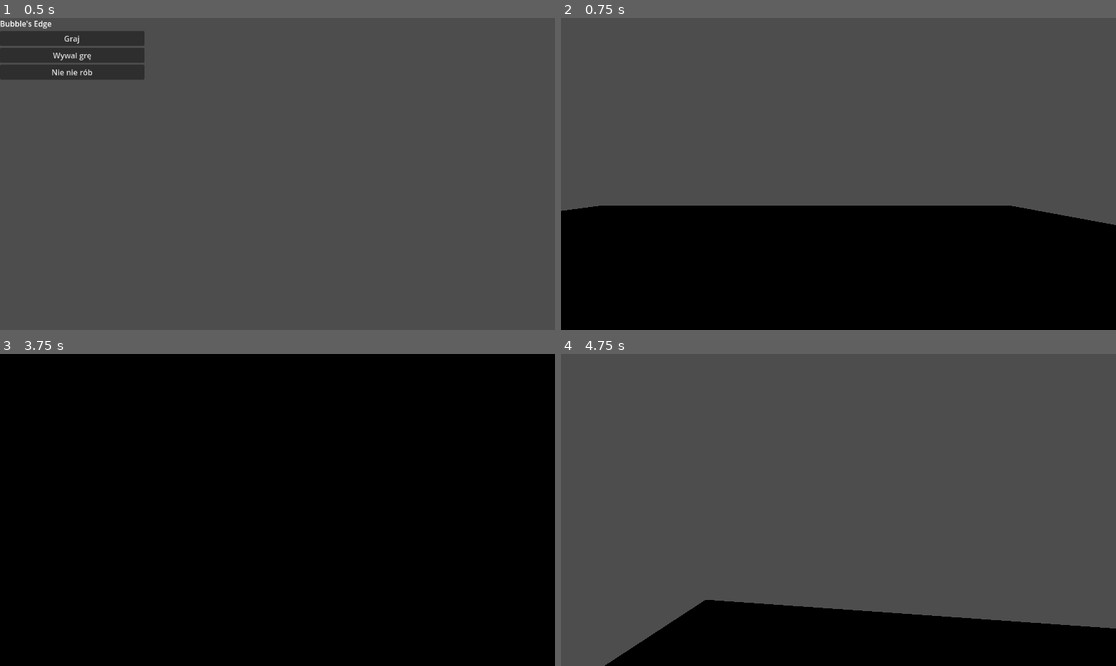
Above: before the commit, frames 1-4 (two rows, left to right).
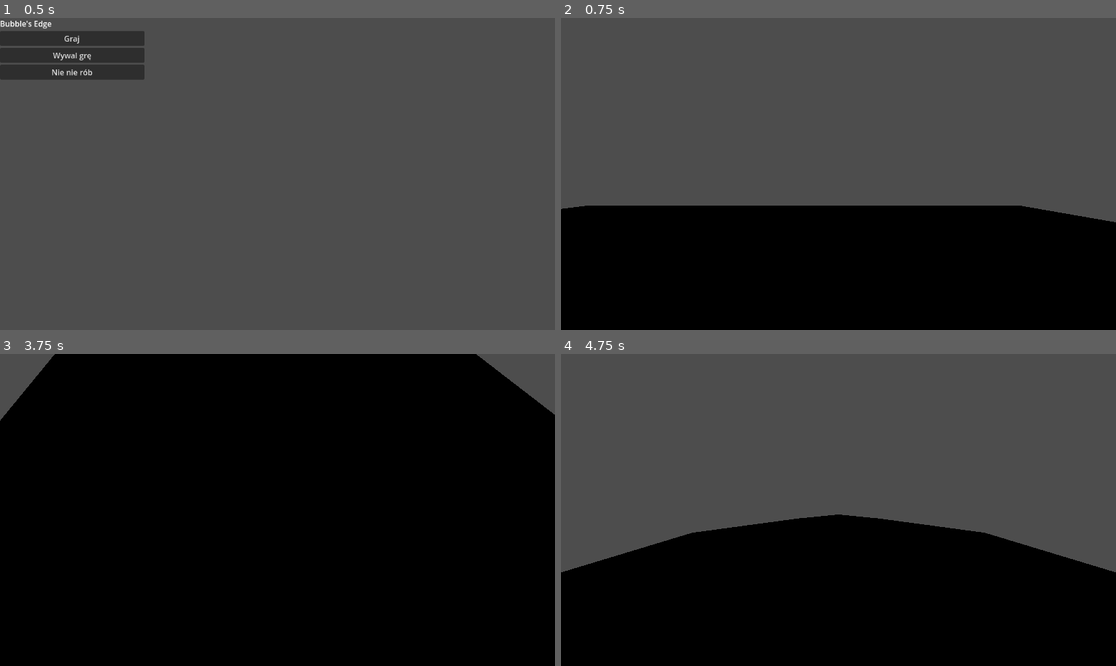
Above: after the commit, the same moments.

Repository: PieroganoReggiano/Bul-bul-myslenia
Game: Godot game, scene res://korzen.tscn
Two runs of this game, one before a commit and one after it. Both use one fixed random seed, a clock stepped at 60 frames per second and the inputs below.
Inputs (mouse positions are in pixels of both pictures, inside the frame that each line leads up to):
- Up to frame 1 (0.5 s): no input
- Up to frame 2 (0.75 s): click "Graj" at 0.5 s
- Up to frame 3 (3.75 s): tap Enter at 1.25, 2.75 s; move the mouse to (305, 510) at 1.27 s; hold C (move_crouch) 1.28-2.03 s; hold Up (move_forward) from 1.28 s (still down); tap Space (move_jump) at 1.52, 2, 2.27, 3.5 s; move the mouse to (249, 510) at 2.02 s; tap Shift (move_speed) at 2.1, 3.6 s; move the mouse to (288, 503) at 2.77 s; hold C (move_crouch) 2.78-3.53 s; move the mouse to (271, 516) at 3.52 s
- Up to frame 4 (4.75 s): keep holding Up (move_forward); tap Space (move_jump) at 3.77, 4.52 s; move the mouse to (877, 513) at 4.27 s; hold C (move_crouch) from 4.28 s (still down)

Frame 1 is identical in both runs. In frame 2, 0.2% of the frame differs, in the area x 0-100%, y 60-67%; in frame 3, 2.4%; in frame 4, 27%, in the area x 0-100%, y 51-100%.

Commit message:
fix do kamery

Diff:
--- a/parkourowiec.tscn
+++ b/parkourowiec.tscn
@@ -26,6 +26,6 @@
 surface_material_override/0 = SubResource("ShaderMaterial_lb1e4")
 
 [node name="Glowa" type="Node3D" parent="."]
+transform = Transform3D(1, 0, 0, 0, 1, 0, 0, 0, 1, 0, 0.615995, -0.503562)
 
 [node name="Camera3D" type="Camera3D" parent="Glowa"]
-transform = Transform3D(1, 0, 0, 0, 1, 0, 0, 0, 1, 0, 0.7, 0)
